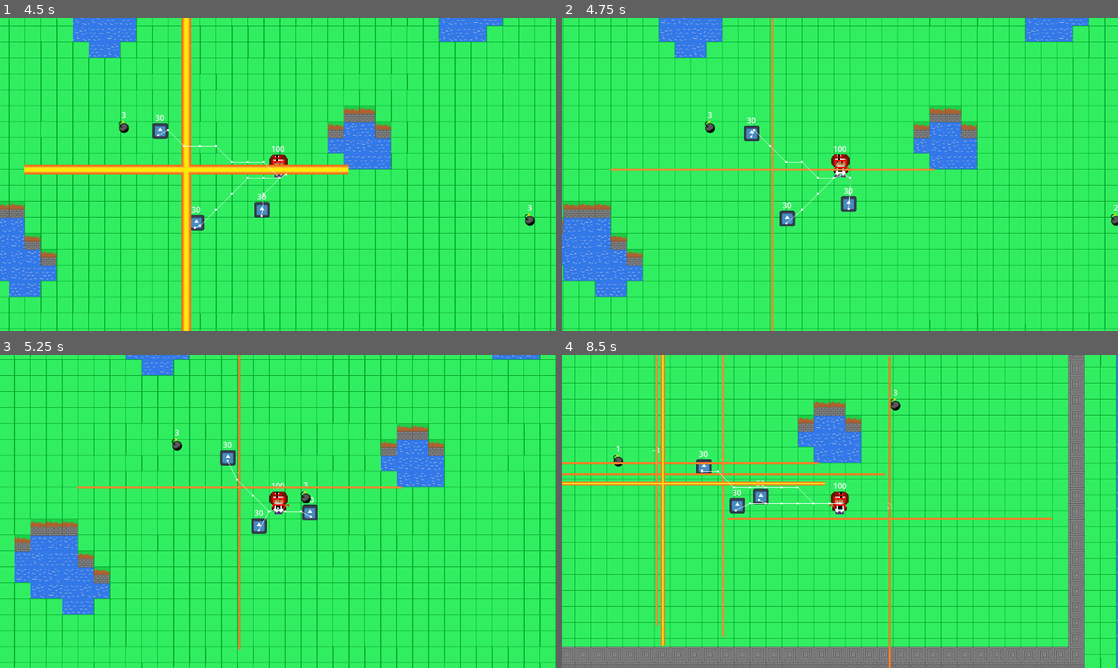
Above: before the commit, frames 1-4 (two rows, left to right).
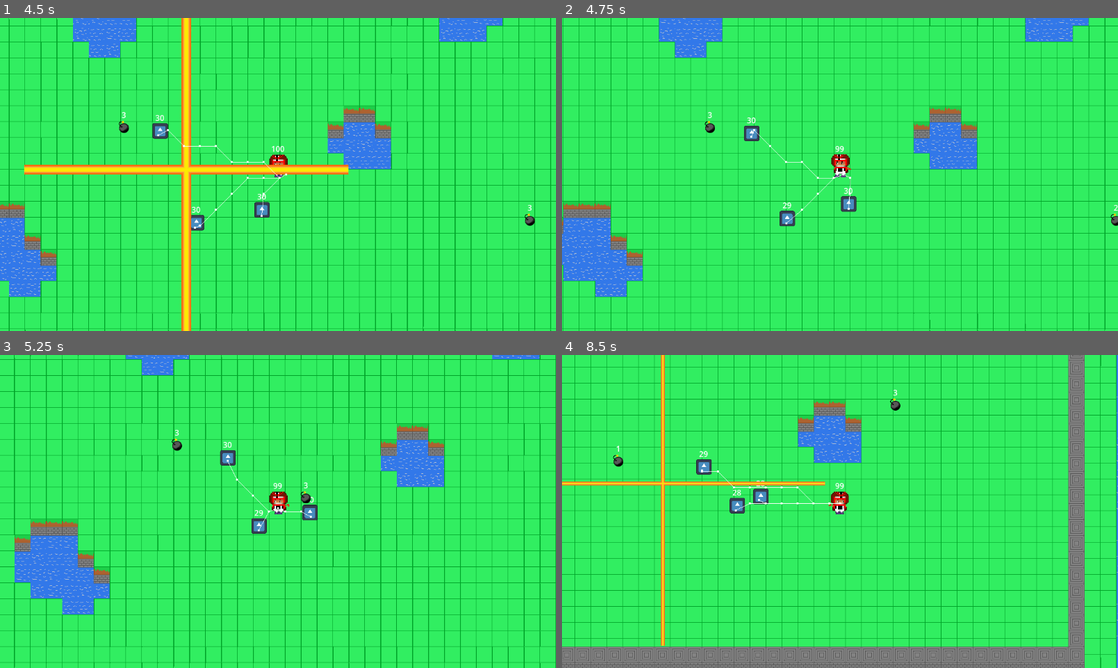
Above: after the commit, the same moments.

Repository: Mobius-Bron/rogue_boom_game
Game: Godot game, scene res://world/world.tscn
The game is run twice, just before and just after one commit, with the same random seed, the same clock (stepped at 60 frames per second) and the same inputs. The engine's default icon, where the game draws it, is replaced by a stand-in: a white triangle on a blue panel in a dark square.
Inputs (mouse positions are in pixels of both pictures, inside the frame that each line leads up to):
- Up to frame 1 (4.5 s): move the mouse to (400, 158) at 0.52 s; hold D (ui_right) 0.53-1.28 s; click (400, 158) at 0.6 s; move the mouse to (166, 190) at 1.27 s; hold S (ui_down) 1.28-2.03 s; click (166, 190) at 1.35 s; move the mouse to (333, 105) at 2.02 s; hold D (ui_right) 2.03-2.78 s; click (333, 105) at 2.1 s; move the mouse to (250, 237) at 2.77 s; hold W (ui_up) 2.78-3.53 s; click (250, 237) at 2.85 s; move the mouse to (444, 221) at 3.52 s; hold A (ui_left) from 3.53 s (still down); click (444, 221) at 3.6 s; move the mouse to (111, 127) at 4.27 s; click (111, 127) at 4.35 s
- Up to frame 2 (4.75 s): keep holding A (ui_left)
- Up to frame 3 (5.25 s): move the mouse to (305, 511) at 5.02 s; release A (ui_left) at 5.03 s; hold S (ui_down) from 5.03 s (still down); click (305, 511) at 5.1 s
- Up to frame 4 (8.5 s): move the mouse to (756, 433) at 5.77 s; release S (ui_down) at 5.78 s; hold D (ui_right) 5.78-6.53 s; click (756, 433) at 5.85 s; move the mouse to (962, 495) at 6.52 s; hold W (ui_up) 6.53-7.28 s; click (962, 495) at 6.6 s; move the mouse to (728, 527) at 7.27 s; hold D (ui_right) 7.28-8.03 s; click (728, 527) at 7.35 s; move the mouse to (895, 442) at 8.02 s; hold S (ui_down) from 8.03 s (still down); click (895, 442) at 8.1 s

Frame 1 is identical in both runs. In frame 2, 0.9% of the frame differs, in the area x 8-67%, y 0-100%; in frame 3, 0.8%; in frame 4, 2.4%, in the area x 0-89%, y 0-100%.
Error before the commit: Invalid call. Nonexistent function 'hurt' in base 'CharacterBody2D (enemy.gd)'. (res://player/boom.gd:58)

Commit message:
ok，真的没bug了

Diff:
--- a/enemys/enemy.gd
+++ b/enemys/enemy.gd
@@ -16,7 +16,7 @@
 
 	HP_Label.text = str(int(hp))
 
-func hunt(atk):
+func hurt(atk):
 	hp -= atk
 	if hp <= 0:
 		self.queue_free()
--- a/player/player.gd
+++ b/player/player.gd
@@ -38,5 +38,5 @@
 
 	hpLabel.text = str(int(current_health))
 
-func hunt(atk):
+func hurt(atk):
 	current_health -= atk
